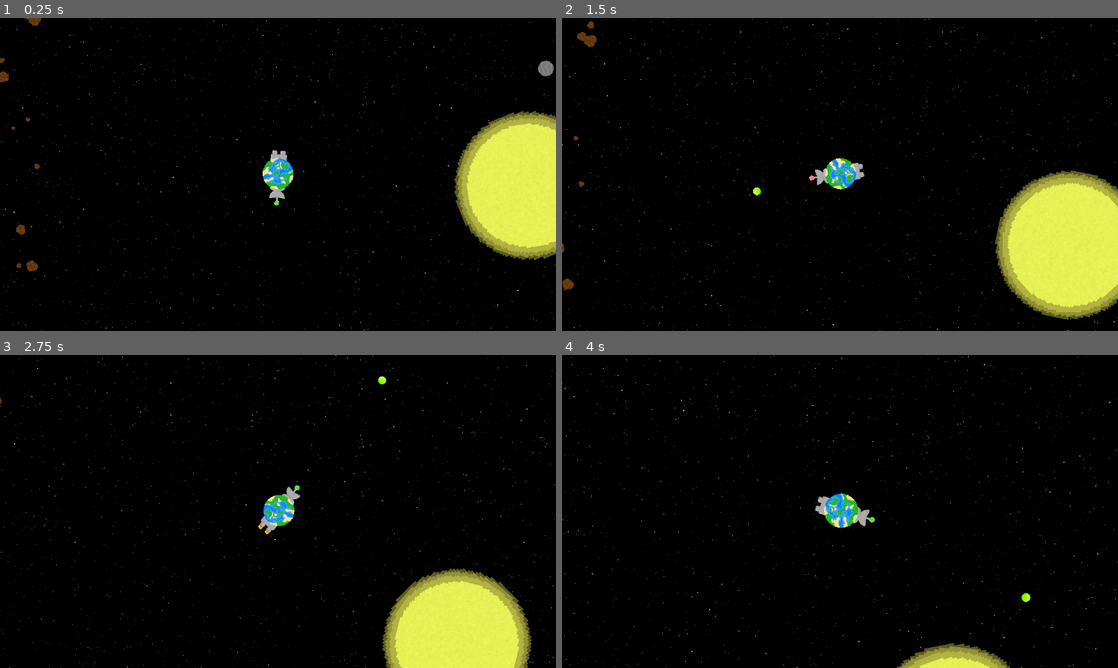
Above: before the commit, frames 1-4 (two rows, left to right).
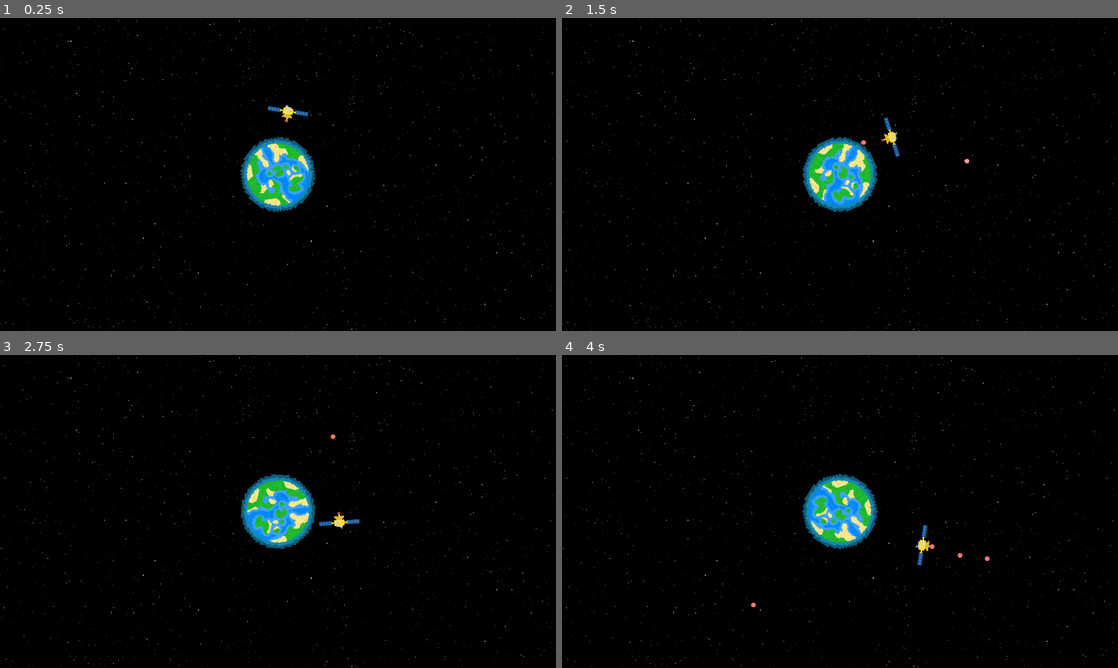
Above: after the commit, the same moments.

Repository: Birb-Games/gmtk-2025
Game: Godot game, scene res://scenes/main.tscn
The game is run twice, just before and just after one commit, with the same random seed, the same clock (stepped at 60 frames per second) and the same inputs.
Inputs (mouse positions are in pixels of both pictures, inside the frame that each line leads up to):
- Up to frame 1 (0.25 s): no input
- Up to frame 2 (1.5 s): move the mouse to (962, 158) at 0.52 s; hold Right (right, bound only after the commit) 0.53-1.28 s; hold Right mouse button (engines, bound only before the commit) 0.53-1.28 s; click (962, 158) at 0.8 s; move the mouse to (728, 190) at 1.27 s; hold Down (down, bound only after the commit) from 1.28 s (still down); click (728, 190) at 1.35 s
- Up to frame 3 (2.75 s): right-click (166, 527) at 1.55 s; move the mouse to (333, 442) at 2.02 s; release Down (down, bound only after the commit) at 2.03 s; hold Right (right, bound only after the commit) from 2.03 s (still down); hold Right mouse button (engines, bound only before the commit) from 2.03 s (still down); click (333, 442) at 2.3 s
- Up to frame 4 (4 s): move the mouse to (812, 574) at 2.77 s; release Right (right, bound only after the commit) at 2.78 s; release Right mouse button (engines, bound only before the commit) at 2.78 s; hold Up (up, bound only after the commit) 2.78-3.53 s; click (812, 574) at 2.85 s; right-click (812, 574) at 3.05 s; move the mouse to (1006, 558) at 3.52 s; press the mouse at (1006, 558) at 3.53 s; hold A (left, bound only after the commit) from 3.53 s (still down); tap Mouse wheel up (zoom_camera_in) at 3.6 s

The runs differ from the first frame. In frame 1, 11% of the frame differs, in the area x 0-100%, y 0-100%; in frame 2, 12%; in frame 3, 10%; in frame 4, 4.6%.

Commit message:
started work on player satellite

Diff:
--- a/project.godot
+++ b/project.godot
@@ -37,9 +37,28 @@
 "events": [Object(InputEventMouseButton,"resource_local_to_scene":false,"resource_name":"","device":-1,"window_id":0,"a …(258 unchanged characters)…
 ]
 }
-engines={
+left={
 "deadzone": 0.2,
-"events": [Object(InputEventMouseButton,"resource_local_to_scene":false,"resource_name":"","device":-1,"window_id":0,"alt_pressed":false,"shift_pressed":false,"ctrl_pressed":false,"meta_pressed":false,"button_mask":2,"position":Vector2(206, 20),"global_position":Vector2(215, 68),"factor":1.0,"button_index":2,"canceled":false,"pressed":true,"double_click":false,"script":null)
+"events": [Object(InputEventKey,"resource_local_to_scene":false,"resource_name":"","device":-1,"window_id":0,"alt_pressed":false,"shift_pressed":false,"ctrl_pressed":false,"meta_pressed":false,"pressed":false,"keycode":0,"physical_keycode":65,"key_label":0,"unicode":97,"location":0,"echo":false,"script":null)
+, Object(InputEventKey,"resource_local_to_scene":false,"resource_name":"","device":-1,"window_id":0,"alt_pressed":false,"shift_pressed":false,"ctrl_pressed":false,"meta_pressed":false,"pressed":false,"keycode":0,"physical_keycode":4194319,"key_label":0,"unicode":0,"location":0,"echo":false,"script":null)
+]
+}
+right={
+"deadzone": 0.2,
+"events": [Object(InputEventKey,"resource_local_to_scene":false,"resource_name":"","device":-1,"window_id":0,"alt_pressed":false,"shift_pressed":false,"ctrl_pressed":false,"meta_pressed":false,"pressed":false,"keycode":0,"physical_keycode":4194321,"key_label":0,"unicode":0,"location":0,"echo":false,"script":null)
+, Object(InputEventKey,"resource_local_to_scene":false,"resource_name":"","device":-1,"window_id":0,"alt_pressed":false,"shift_pressed":false,"ctrl_pressed":false,"meta_pressed":false,"pressed":false,"keycode":0,"physical_keycode":68,"key_label":0,"unicode":100,"location":0,"echo":false,"script":null)
+]
+}
+up={
+"deadzone": 0.2,
+"events": [Object(InputEventKey,"resource_local_to_scene":false,"resource_name":"","device":-1,"window_id":0,"alt_pressed":false,"shift_pressed":false,"ctrl_pressed":false,"meta_pressed":false,"pressed":false,"keycode":0,"physical_keycode":4194320,"key_label":0,"unicode":0,"location":0,"echo":false,"script":null)
+, Object(InputEventKey,"resource_local_to_scene":false,"resource_name":"","device":-1,"window_id":0,"alt_pressed":false,"shift_pressed":false,"ctrl_pressed":false,"meta_pressed":false,"pressed":false,"keycode":0,"physical_keycode":87,"key_label":0,"unicode":119,"location":0,"echo":false,"script":null)
+]
+}
+down={
+"deadzone": 0.2,
+"events": [Object(InputEventKey,"resource_local_to_scene":false,"resource_name":"","device":-1,"window_id":0,"alt_pressed":false,"shift_pressed":false,"ctrl_pressed":false,"meta_pressed":false,"pressed":false,"keycode":0,"physical_keycode":4194322,"key_label":0,"unicode":0,"location":0,"echo":false,"script":null)
+, Object(InputEventKey,"resource_local_to_scene":false,"resource_name":"","device":-1,"window_id":0,"alt_pressed":false,"shift_pressed":false,"ctrl_pressed":false,"meta_pressed":false,"pressed":false,"keycode":0,"physical_keycode":83,"key_label":0,"unicode":115,"location":0,"echo":false,"script":null)
 ]
 }
 
--- a/scenes/bullet.tscn
+++ b/scenes/bullet.tscn
@@ -25,19 +25,19 @@
 "speed": 2.0
 }]
 
-[sub_resource type="RectangleShape2D" id="RectangleShape2D_h1aey"]
-size = Vector2(16, 16)
+[sub_resource type="CircleShape2D" id="CircleShape2D_y25gk"]
+radius = 5.0
 
 [node name="Bullet" type="Area2D"]
 script = ExtResource("1_y25gk")
-mass = 0.15
-orbit_sun = false
 
 [node name="AnimatedSprite2D" type="AnimatedSprite2D" parent="."]
+scale = Vector2(0.6, 0.6)
 sprite_frames = SubResource("SpriteFrames_eoqba")
+autoplay = "default"
 frame_progress = 0.0484159
 
 [node name="CollisionShape2D" type="CollisionShape2D" parent="."]
-shape = SubResource("RectangleShape2D_h1aey")
+shape = SubResource("CircleShape2D_y25gk")
 
 [connection signal="area_entered" from="." to="." method="_on_area_entered"]
--- /dev/null
+++ b/scenes/earth.tscn
@@ -0,0 +1,34 @@
+[gd_scene load_steps=6 format=3 uid="uid://rl7rou56kuhg"]
+
+[ext_resource type="PackedScene" uid="uid://x5sp1y0y178q" path="res://scenes/space_object.tscn" id="1_2umt7"]
+[ext_resource type="Texture2D" uid="uid://c1d18xg5ntnp8" path="res://assets/textures/homeworld.png" id="2_2tfwh"]
+[ext_resource type="Texture2D" uid="uid://d4ik8kphx5iig" path="res://assets/textures/planet.png" id="2_k5w1d"]
+[ext_resource type="Script" uid="uid://20ha62frq61c" path="res://scripts/space_sprite.gd" id="3_2tfwh"]
+
+[sub_resource type="CircleShape2D" id="CircleShape2D_n7lcj"]
+radius = 64.0312
+
+[node name="Earth" instance=ExtResource("1_2umt7")]
+is_static = true
+mass = 100.0
+
+[node name="Atmosphere" type="Sprite2D" parent="." index="0"]
+modulate = Color(0.12549, 0.752941, 1, 0.501961)
+scale = Vector2(4.375, 4.375)
+texture = ExtResource("2_k5w1d")
+script = ExtResource("3_2tfwh")
+rotation_speed = -0.785
+
+[node name="Atmosphere2" type="Sprite2D" parent="." index="1"]
+modulate = Color(0.12549, 0.752941, 1, 0.501961)
+scale = Vector2(4.75, 4.75)
+texture = ExtResource("2_k5w1d")
+script = ExtResource("3_2tfwh")
+rotation_speed = 0.393
+
+[node name="Sprite2D" parent="." index="2"]
+scale = Vector2(2, 2)
+texture = ExtResource("2_2tfwh")
+
+[node name="CollisionShape2D" parent="." index="3"]
+shape = SubResource("CircleShape2D_n7lcj")
--- a/scenes/giant_planet.tscn
+++ /dev/null
@@ -1,17 +0,0 @@
-[gd_scene load_steps=4 format=3 uid="uid://2b676k138gai"]
-
-[ext_resource type="PackedScene" uid="uid://x5sp1y0y178q" path="res://scenes/space_object.tscn" id="1_y2w8r"]
-[ext_resource type="Texture2D" uid="uid://ba84txbesipu0" path="res://assets/textures/giant_planet.png" id="2_pydud"]
-
-[sub_resource type="CircleShape2D" id="CircleShape2D_pydud"]
-radius = 64.3817
-
-[node name="GiantPlanet" instance=ExtResource("1_y2w8r")]
-mass = 30.0
-
-[node name="Sprite2D" parent="." index="0"]
-scale = Vector2(2, 2)
-texture = ExtResource("2_pydud")
-
-[node name="CollisionShape2D" parent="." index="1"]
-shape = SubResource("CircleShape2D_pydud")
--- a/scenes/homeworld.tscn
+++ /dev/null
@@ -1,136 +0,0 @@
-[gd_scene load_steps=20 format=3 uid="uid://rl7rou56kuhg"]
-
-[ext_resource type="PackedScene" uid="uid://x5sp1y0y178q" path="res://scenes/space_object.tscn" id="1_1jbh8"]
-[ext_resource type="Texture2D" uid="uid://c1d18xg5ntnp8" path="res://assets/textures/homeworld.png" id="2_n8f01"]
-[ext_resource type="Texture2D" uid="uid://be66kbryxw1dt" path="res://assets/textures/cannon_base.png" id="3_n8f01"]
-[ext_resource type="Texture2D" uid="uid://ck4u4diawvias" path="res://assets/textures/laser_cannon.png" id="3_ngsun"]
-[ext_resource type="Script" uid="uid://dff63n425u66h" path="res://scripts/homeworld.gd" id="3_ny6qj"]
-[ext_resource type="Script" uid="uid://ovx04hku8lbx" path="res://scripts/laser_cannon.gd" id="4_ny6qj"]
-[ext_resource type="PackedScene" uid="uid://cx3nupylfohle" path="res://scenes/bullet.tscn" id="6_5igpr"]
-[ext_resource type="Texture2D" uid="uid://chhmtoct26j6c" path="res://assets/textures/rocket_boosters.png" id="8_ktvuy"]
-
-[sub_resource type="AtlasTexture" id="AtlasTexture_ngsun"]
-atlas = ExtResource("3_ngsun")
-region = Rect2(0, 31, 32, 31)
-
-[sub_resource type="AtlasTexture" id="AtlasTexture_5igpr"]
-atlas = ExtResource("3_ngsun")
-region = Rect2(32, 31, 32, 31)
-
-[sub_resource type="AtlasTexture" id="AtlasTexture_ny6qj"]
-atlas = ExtResource("3_ngsun")
-region = Rect2(0, 0, 32, 31)
-
-[sub_resource type="AtlasTexture" id="AtlasTexture_6agtm"]
-atlas = ExtResource("3_ngsun")
-region = Rect2(32, 0, 32, 31)
-
-[sub_resource type="SpriteFrames" id="SpriteFrames_n8f01"]
-animations = [{
-"frames": [{
-"duration": 1.0,
-"texture": SubResource("AtlasTexture_ngsun")
-}, {
-"duration": 1.0,
-"texture": SubResource("AtlasTexture_5igpr")
-}],
-"loop": true,
-"name": &"not_ready",
-"speed": 1.0
-}, {
-"frames": [{
-"duration": 1.0,
-"texture": SubResource("AtlasTexture_ny6qj")
-}, {
-"duration": 1.0,
-"texture": SubResource("AtlasTexture_6agtm")
-}],
-"loop": true,
-"name": &"ready",
-"speed": 1.0
-}]
-
-[sub_resource type="AtlasTexture" id="AtlasTexture_kfu1b"]
-atlas = ExtResource("8_ktvuy")
-region = Rect2(0, 40, 32, 40)
-
-[sub_resource type="AtlasTexture" id="AtlasTexture_xtq64"]
-atlas = ExtResource("8_ktvuy")
-region = Rect2(32, 40, 32, 40)
-
-[sub_resource type="AtlasTexture" id="AtlasTexture_dbj0e"]
-atlas = ExtResource("8_ktvuy")
-region = Rect2(64, 40, 32, 40)
-
-[sub_resource type="AtlasTexture" id="AtlasTexture_ktvuy"]
-atlas = ExtResource("8_ktvuy")
-region = Rect2(0, 0, 32, 40)
-
-[sub_resource type="SpriteFrames" id="SpriteFrames_ai0if"]
-animations = [{
-"frames": [{
-"duration": 1.0,
-"texture": SubResource("AtlasTexture_kfu1b")
-}, {
-"duration": 1.0,
-"texture": SubResource("AtlasTexture_xtq64")
-}, {
-"duration": 1.0,
-"texture": SubResource("AtlasTexture_dbj0e")
-}, {
-"duration": 1.0,
-"texture": SubResource("AtlasTexture_xtq64")
-}],
-"loop": true,
-"name": &"active",
-"speed": 8.0
-}, {
-"frames": [{
-"duration": 1.0,
-"texture": SubResource("AtlasTexture_ktvuy")
-}],
-"loop": true,
-"name": &"inactive",
-"speed": 5.0
-}]
-
-[sub_resource type="CircleShape2D" id="CircleShape2D_n7lcj"]
-radius = 33.1361
-
-[node name="Homeworld" instance=ExtResource("1_1jbh8")]
-mass = 3.0
-
-[node name="Sprite2D" parent="." index="0"]
-texture = ExtResource("2_n8f01")
-script = ExtResource("3_ny6qj")
-
-[node name="LaserCannon" type="AnimatedSprite2D" parent="Sprite2D" index="0"]
-z_index = -1
-position = Vector2(0, -50)
-sprite_frames = SubResource("SpriteFrames_n8f01")
-animation = &"ready"
-autoplay = "ready"
-script = ExtResource("4_ny6qj")
-bullet_scene = ExtResource("6_5igpr")
-
-[node name="BulletSpawnPos" type="Node2D" parent="Sprite2D/LaserCannon" index="0"]
-position = Vector2(0, -24)
-
-[node name="Marker2D" type="Marker2D" parent="Sprite2D/LaserCannon/BulletSpawnPos" index="0"]
-
-[node name="CannonBase" type="Sprite2D" parent="Sprite2D" index="1"]
-z_index = -1
-position = Vector2(0, -32)
-texture = ExtResource("3_n8f01")
-
-[node name="RocketBooster" type="AnimatedSprite2D" parent="Sprite2D" index="2"]
-z_index = -1
-position = Vector2(0, 36)
-scale = Vector2(1.0625, 1.0625)
-sprite_frames = SubResource("SpriteFrames_ai0if")
-animation = &"inactive"
-autoplay = "inactive"
-frame_progress = 0.0817396
-
-[node name="CollisionShape2D" parent="." index="1"]
-shape = SubResource("CircleShape2D_n7lcj")
--- a/scenes/main.tscn
+++ b/scenes/main.tscn
@@ -1,9 +1,8 @@
-[gd_scene load_steps=5 format=3 uid="uid://d0dmficfh1ng4"]
+[gd_scene load_steps=4 format=3 uid="uid://d0dmficfh1ng4"]
 
 [ext_resource type="Script" uid="uid://do4ophba58a5u" path="res://scripts/main.gd" id="1_jyhfs"]
-[ext_resource type="PackedScene" uid="uid://bmuetoarvl05h" path="res://scenes/solar_system.tscn" id="1_o5qli"]
 [ext_resource type="Texture2D" uid="uid://dsq5rgehdjua3" path="res://assets/textures/space.png" id="2_0wfyh"]
-[ext_resource type="Script" uid="uid://dhtha4j8jelh4" path="res://scripts/camera.gd" id="3_sugp2"]
+[ext_resource type="PackedScene" uid="uid://2oltjvbyir1q" path="res://scenes/planet.tscn" id="4_jyhfs"]
 
 [node name="Main" type="Node2D"]
 script = ExtResource("1_jyhfs")
@@ -18,7 +17,6 @@
 scale = Vector2(1.2, 1.2)
 texture = ExtResource("2_0wfyh")
 
-[node name="SolarSystem" parent="." instance=ExtResource("1_o5qli")]
+[node name="Planet" parent="." instance=ExtResource("4_jyhfs")]
 
 [node name="Camera2D" type="Camera2D" parent="."]
-script = ExtResource("3_sugp2")
--- a/scenes/medium_planet.tscn
+++ /dev/null
@@ -1,16 +0,0 @@
-[gd_scene load_steps=4 format=3 uid="uid://bwe8aro2gelcf"]
-
-[ext_resource type="PackedScene" uid="uid://x5sp1y0y178q" path="res://scenes/space_object.tscn" id="1_q7hbj"]
-[ext_resource type="Texture2D" uid="uid://c71masdkuwife" path="res://assets/textures/medium_planet.png" id="2_w5650"]
-
-[sub_resource type="CircleShape2D" id="CircleShape2D_d5m0f"]
-radius = 32.0624
-
-[node name="MediumPlanet" instance=ExtResource("1_q7hbj")]
-mass = 3.0
-
-[node name="Sprite2D" parent="." index="0"]
-texture = ExtResource("2_w5650")
-
-[node name="CollisionShape2D" parent="." index="1"]
-shape = SubResource("CircleShape2D_d5m0f")
--- /dev/null
+++ b/scenes/planet.tscn
@@ -0,0 +1,15 @@
+[gd_scene load_steps=4 format=3 uid="uid://2oltjvbyir1q"]
+
+[ext_resource type="PackedScene" uid="uid://cxo4kp71j6amn" path="res://scenes/player_satellite.tscn" id="1_cktii"]
+[ext_resource type="Script" uid="uid://do6jtfhrbmf7w" path="res://scripts/level.gd" id="1_h8ms6"]
+[ext_resource type="PackedScene" uid="uid://rl7rou56kuhg" path="res://scenes/earth.tscn" id="3_ggt7d"]
+
+[node name="Planet" type="Node2D" node_paths=PackedStringArray("center_object")]
+script = ExtResource("1_h8ms6")
+center_object = NodePath("Earth")
+
+[node name="PlayerSatellite" parent="." instance=ExtResource("1_cktii")]
+position = Vector2(0, -128)
+rotation = 3.14159
+
+[node name="Earth" parent="." instance=ExtResource("3_ggt7d")]
--- /dev/null
+++ b/scenes/player_satellite.tscn
@@ -0,0 +1,48 @@
+[gd_scene load_steps=8 format=3 uid="uid://cxo4kp71j6amn"]
+
+[ext_resource type="Script" uid="uid://k4d5f4j33mxx" path="res://scripts/player_satellite.gd" id="1_jnxjw"]
+[ext_resource type="Texture2D" uid="uid://cyc277ke1frt4" path="res://assets/textures/satellite.png" id="1_qonnx"]
+[ext_resource type="PackedScene" uid="uid://cx3nupylfohle" path="res://scenes/bullet.tscn" id="2_8f2cm"]
+
+[sub_resource type="AtlasTexture" id="AtlasTexture_jnxjw"]
+atlas = ExtResource("1_qonnx")
+region = Rect2(0, 0, 56, 24)
+
+[sub_resource type="AtlasTexture" id="AtlasTexture_8f2cm"]
+atlas = ExtResource("1_qonnx")
+region = Rect2(56, 0, 56, 24)
+
+[sub_resource type="SpriteFrames" id="SpriteFrames_u44sl"]
+animations = [{
+"frames": [{
+"duration": 1.0,
+"texture": SubResource("AtlasTexture_jnxjw")
+}, {
+"duration": 1.0,
+"texture": SubResource("AtlasTexture_8f2cm")
+}],
+"loop": true,
+"name": &"default",
+"speed": 2.0
+}]
+
+[sub_resource type="RectangleShape2D" id="RectangleShape2D_fg65h"]
+size = Vector2(22, 22)
+
+[node name="PlayerSatellite" type="Area2D"]
+script = ExtResource("1_jnxjw")
+bullet_scene = ExtResource("2_8f2cm")
+
+[node name="AnimatedSprite2D" type="AnimatedSprite2D" parent="."]
+scale = Vector2(1.5, 1.5)
+sprite_frames = SubResource("SpriteFrames_u44sl")
+autoplay = "default"
+
+[node name="CollisionShape2D" type="CollisionShape2D" parent="."]
+position = Vector2(0, 2)
+shape = SubResource("RectangleShape2D_fg65h")
+
+[node name="BulletSpawnPos" type="Node2D" parent="."]
+position = Vector2(0, -16)
+
+[node name="Marker2D" type="Marker2D" parent="BulletSpawnPos"]
--- a/scenes/solar_system.tscn
+++ /dev/null
@@ -1,66 +0,0 @@
-[gd_scene load_steps=9 format=3 uid="uid://bmuetoarvl05h"]
-
-[ext_resource type="Script" uid="uid://dgei27gfgx0ky" path="res://scripts/solar_system.gd" id="1_tjb5t"]
-[ext_resource type="PackedScene" uid="uid://ccqmsegewmpg" path="res://scenes/star.tscn" id="1_u7djx"]
-[ext_resource type="PackedScene" uid="uid://cfnsaojiroi77" path="res://scenes/small_planet.tscn" id="2_228jm"]
-[ext_resource type="PackedScene" uid="uid://rl7rou56kuhg" path="res://scenes/homeworld.tscn" id="4_teypr"]
-[ext_resource type="PackedScene" uid="uid://bf5p7gle6e1jl" path="res://scenes/asteroid_field.tscn" id="5_sjaf3"]
-[ext_resource type="PackedScene" uid="uid://b0ggm7x3myuge" path="res://scenes/rogue_planet.tscn" id="6_2yas3"]
-[ext_resource type="PackedScene" uid="uid://2b676k138gai" path="res://scenes/giant_planet.tscn" id="6_86ma8"]
-[ext_resource type="PackedScene" uid="uid://bwe8aro2gelcf" path="res://scenes/medium_planet.tscn" id="8_yjurn"]
-
-[node name="SolarSystem" type="Node2D" node_paths=PackedStringArray("star")]
-script = ExtResource("1_tjb5t")
-rogue_planet_speed = 120.0
-star = NodePath("Star")
-rogue_planet_scene = ExtResource("6_2yas3")
-
-[node name="Star" parent="." instance=ExtResource("1_u7djx")]
-modulate = Color(1, 1, 0.34902, 1)
-
-[node name="Homeworld" parent="." instance=ExtResource("4_teypr")]
-position = Vector2(-520, 0)
-
-[node name="SmallPlanet" parent="." instance=ExtResource("2_228jm")]
-position = Vector2(0, -245)
-
-[node name="SmallPlanet2" parent="." instance=ExtResource("2_228jm")]
-position = Vector2(-576, 371)
-
-[node name="SmallPlanet3" parent="." instance=ExtResource("2_228jm")]
-position = Vector2(423, 402)
-
-[node name="GiantPlanet" parent="." instance=ExtResource("6_86ma8")]
-position = Vector2(-1630, 468)
-
-[node name="GiantPlanet2" parent="." instance=ExtResource("6_86ma8")]
-position = Vector2(1545, -819)
-
-[node name="AsteroidField" parent="." instance=ExtResource("5_sjaf3")]
-inner_radius = 1000
-outer_radius = 1400
-asteroid_count = 300
-
-[node name="AsteroidField2" parent="." instance=ExtResource("5_sjaf3")]
-inner_radius = 2200
-outer_radius = 2500
-asteroid_count = 300
-
-[node name="Debris" type="Node2D" parent="."]
-
-[node name="Bullets" type="Node2D" parent="."]
-
-[node name="MediumPlanet" parent="." instance=ExtResource("8_yjurn")]
-position = Vector2(367, 165)
-
-[node name="MediumPlanet2" parent="." instance=ExtResource("8_yjurn")]
-position = Vector2(446, -324)
-
-[node name="MediumPlanet3" parent="." instance=ExtResource("8_yjurn")]
-position = Vector2(-715, 1471)
-
-[node name="MediumPlanet4" parent="." instance=ExtResource("8_yjurn")]
-position = Vector2(1670, 204)
-
-[node name="MediumPlanet5" parent="." instance=ExtResource("8_yjurn")]
-position = Vector2(-1026, -1147)
--- a/scripts/bullet.gd
+++ b/scripts/bullet.gd
@@ -1,9 +1,10 @@
 class_name Bullet
 
-extends SpaceObject
+extends Area2D
 
-const BULLET_SPEED: float = 800.0
+const BULLET_SPEED: float = 300.0
 
+var velocity: Vector2 = Vector2.ZERO
 const MAX_TIME: float = 10.0
 var timer: float = 0.0
 
@@ -16,12 +17,7 @@
 	return Vector2(cos(angle), sin(angle)) * BULLET_SPEED
 
 func _process(delta: float) -> void:
-	position += velocity * delta / 2.0
-	var force = solar_system.get_total_gravity_force(self)
-	var acceleration = force / mass
-	velocity += acceleration * delta
-	position += velocity * delta / 2.0
-
+	position += velocity * delta
 	if timer > MAX_TIME:
 		queue_free()
 	timer += delta
--- a/scripts/camera.gd
+++ b/scripts/camera.gd
@@ -1,6 +1,6 @@
 extends Camera2D
 
-const MIN_ZOOM: float = 0.2
+const MIN_ZOOM: float = 1.0
 const MAX_ZOOM: float = 4.0
 
 func _process(_delta: float) -> void:
--- a/scripts/homeworld.gd
+++ /dev/null
@@ -1,17 +0,0 @@
-extends Sprite2D
-
-@onready var homeworld: SpaceObject = get_parent()
-
-const ACCELERATION: float = 60.0
-
-func _process(delta: float) -> void:
-	var diff: Vector2 = get_global_mouse_position() - global_position
-	rotation = diff.angle() + deg_to_rad(90.0)
-	$LaserCannon.shoot()
-
-	if Input.is_action_pressed("engines"):
-		$RocketBooster.animation = "active"
-		var angle = rotation - deg_to_rad(90.0)
-		homeworld.velocity += Vector2(cos(angle), sin(angle)) * ACCELERATION * delta
-	else:
-		$RocketBooster.animation = "inactive"
--- a/scripts/solar_system.gd
+++ b/scripts/level.gd
@@ -1,27 +1,11 @@
-class_name SolarSystem
+class_name Level
 
 extends Node2D
 
 # Gravitational constant
 const GRAVITY_CONST: float = 5000.0
 
-@export var rogue_planet_speed: float = 10.0
-@export var star: SpaceObject
-@export var rogue_planet_scene: PackedScene
-var rogue_planet_spawn_timer: float = 0.0
-const ROGUE_PLANET_SPAWN_DELAY: float = 45.0
-
-func spawn_rogue_planet() -> void:
-	var homeworld = get_node_or_null("Homeworld")
-	if homeworld == null:
-		return
-	# Generate random position for the rogue planet
-	var angle = randf() * 2.0 * PI
-	var pos = Vector2(cos(angle), sin(angle)) * 3000.0
-	var rogue_planet: SpaceObject = rogue_planet_scene.instantiate()
-	rogue_planet.position = pos
-	rogue_planet.velocity = (homeworld.position - rogue_planet.position).normalized() * rogue_planet_speed
-	add_child(rogue_planet)
+@export var center_object: SpaceObject
 
 func _ready() -> void:
 	# Gather all space objects, including asteroids
@@ -37,23 +21,15 @@
 				continue
 			if !child.orbit_sun:
 				continue
-			var diff = child.position - star.position
+			var diff = child.position - center_object.position
 			var dist = diff.length()
 			if dist < 0.001:
 				continue
-			var force = get_gravity_force(child, star)
+			var force = get_gravity_force(child, center_object)
 			# v^2 / r * mass = force
 			var speed = sqrt(dist * force.length() / child.mass)
 			var dir = Vector2(-diff.y, diff.x)
 			child.velocity = dir.normalized() * speed
-
-func _process(delta: float) -> void:
-	if rogue_planet_spawn_timer > 0.0:
-		rogue_planet_spawn_timer -= delta
-
-	if rogue_planet_spawn_timer <= 0.0:
-		rogue_planet_spawn_timer = ROGUE_PLANET_SPAWN_DELAY
-		spawn_rogue_planet()
 
 # Get the force object2 is exerting on object1
 static func get_gravity_force(object1: SpaceObject, object2: SpaceObject) -> Vector2:
--- a/scripts/main.gd
+++ b/scripts/main.gd
@@ -1,7 +1,4 @@
 extends Node2D
 
 func _process(_delta: float) -> void:
-	var homeworld = get_node_or_null("SolarSystem/Homeworld")
-	if homeworld != null and homeworld is SpaceObject:
-		if homeworld.health > 0.0:
-			$Camera2D.position = homeworld.position
+	pass
--- /dev/null
+++ b/scripts/player_satellite.gd
@@ -0,0 +1,62 @@
+extends Area2D
+
+const REVERSE_COOLDOWN: float = 0.2
+const SHOOT_COOLDOWN: float = 0.2
+
+@onready var level: Level = $/root/Main/Planet
+@export var speed: float = 80.0
+@export var min_dist: float = 128.0
+@export var max_dist: float = 300.0
+@export var bullet_scene: PackedScene
+var reverse_timer: float = 0.0
+var shoot_timer: float = 0.0
+
+func reverse_dir() -> void:
+	if reverse_timer > 0.0:
+		return
+
+	if Input.is_action_just_pressed("left"):
+		if speed > 0.0:
+			speed *= -1.0
+			reverse_timer = REVERSE_COOLDOWN
+	if Input.is_action_just_pressed("right"):
+		if speed < 0.0:
+			speed *= -1.0
+			reverse_timer = REVERSE_COOLDOWN
+
+func move(delta: float) -> void:
+	var dist = position.length()
+	if Input.is_action_pressed("up"):
+		dist += speed * delta
+	if Input.is_action_pressed("down"):
+		dist -= speed * delta
+	var angle = position.angle()
+	dist = clamp(dist, min_dist, max_dist)
+	position = dist * Vector2(cos(angle), sin(angle))
+
+func shoot() -> void:
+	if shoot_timer > 0.0:
+		return
+	if Input.is_action_pressed("shoot"):
+		shoot_timer = SHOOT_COOLDOWN
+		var bullet: Bullet = bullet_scene.instantiate()
+		bullet.rotation = rotation
+		bullet.position = $BulletSpawnPos.global_position
+		level.add_child(bullet)
+
+func _process(delta: float) -> void:
+	move(delta)
+	# Rotate around center (0, 0)
+	var vel = Vector2(-position.y, position.x).normalized()
+	position += vel * speed * delta
+
+	# Set rotation
+	var diff = get_global_mouse_position() - global_position
+	var angle = diff.angle()
+	rotation = angle + PI / 2.0
+
+	reverse_timer -= delta
+	reverse_dir()
+
+	shoot_timer -= delta
+	shoot()
--- a/scripts/space_object.gd
+++ b/scripts/space_object.gd
@@ -2,7 +2,7 @@
 
 extends Area2D
 
-@onready var solar_system: SolarSystem = $/root/Main/SolarSystem
+@onready var level = $/root/Main/Planet
 
 @onready var asteroid_scene: PackedScene = preload("uid://dgc6sxp0v4uf6")
 
@@ -28,7 +28,7 @@
 func _process(delta: float) -> void:
 	position += velocity * delta / 2.0
 	if !is_static:
-		var force = solar_system.get_total_gravity_force(self)
+		var force = level.get_total_gravity_force(self)
 		var acceleration = force / mass
 		velocity += acceleration * delta
 	position += velocity * delta / 2.0
@@ -45,7 +45,7 @@
 		asteroid.scale = Vector2(asteroid_scale, asteroid_scale)
 		asteroid.position = position + dist * Vector2(cos(angle), sin(angle))
 		asteroid.initial_vel = Vector2(cos(angle), sin(angle)) * 200.0
-		solar_system.get_node("Debris").call_deferred("add_child", asteroid)
+		level.call_deferred("add_child", asteroid)
 	queue_free()
 
 func _on_area_entered(area: Area2D) -> void:
Binary file changed: assets/textures/bullet.png
Binary file added: assets/textures/satellite.png
Not shown, added: assets/textures/satellite.png.import
Not shown, added: scripts/level.gd.uid
Not shown, added: scripts/player_satellite.gd.uid
